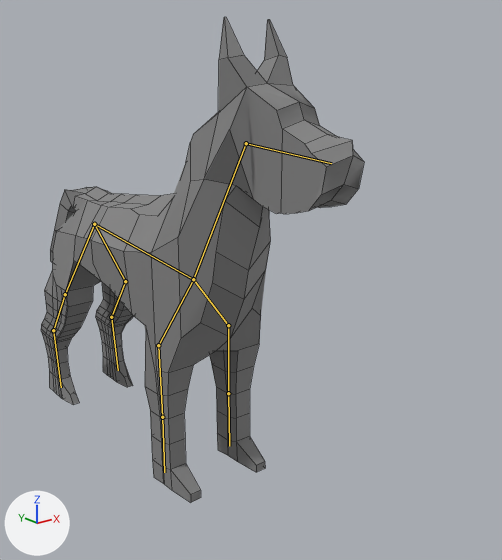
Two versions of the Blender file Assets/wolf.blend, one commit apart.
Both versions are drawn from a camera (50 mm lens) standing at (-1.04, -1.74, 1.18) and looking at (0.37, 0.03, 0.47). The lights are fixed; the arrows at lower left show +X, +Y and +Z. The bones that bend it are drawn over the model as lines. Mesh edges are drawn as thin lines.
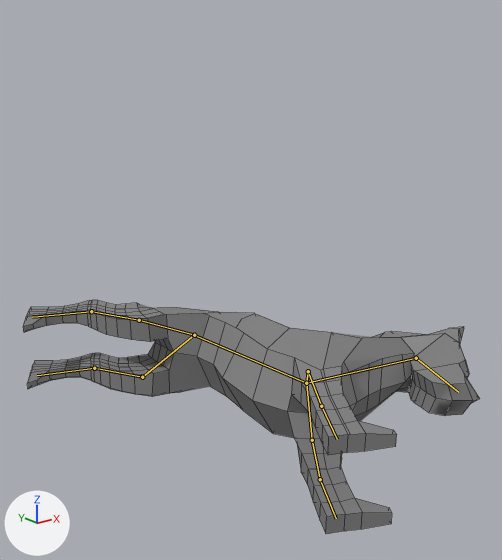
The newer file adds an action. The first version stands in its rest pose; the second is drawn at frame 15 of the action '骨架动作.002'.

Where the change shows, as pixel boxes [x1, y1, x2, y2] in the pictures (502 x 560 px):
'Plane.003', posed (41% wider, 52% shorter): before [41, 17, 364, 502]; after [23, 300, 480, 534]
bone '骨骼', root to tip: before (193, 279) to (246, 143); after (306, 383) to (416, 358)
bone '骨骼.001', root to tip: before (246, 143) to (331, 163); after (416, 358) to (458, 392)
bone '骨骼.002', root to tip: before (193, 279) to (228, 325); after (306, 383) to (312, 440)
bone '骨骼.003', root to tip: before (228, 325) to (228, 393); after (312, 440) to (320, 479)
bone '骨骼.004', root to tip: before (228, 393) to (229, 446); after (320, 479) to (336, 518)
bone '骨骼.005', root to tip: before (193, 279) to (158, 345); after (306, 383) to (308, 371)
bone '骨骼.006', root to tip: before (158, 345) to (162, 417); after (308, 371) to (321, 406)
bone '骨骼.007', root to tip: before (162, 417) to (164, 472); after (321, 406) to (337, 439)
bone '骨骼.009', root to tip: before (193, 279) to (94, 224); after (306, 383) to (194, 335)
bone '骨骼.011', root to tip: before (94, 224) to (125, 281); after (194, 335) to (142, 377)
bone '骨骼.012', root to tip: before (125, 281) to (111, 317); after (142, 377) to (94, 368)
bone '骨骼.013', root to tip: before (111, 317) to (118, 370); after (94, 368) to (37, 375)
bone '骨骼.014', root to tip: before (94, 224) to (65, 294); after (194, 335) to (139, 320)
bone '骨骼.015', root to tip: before (65, 294) to (53, 330); after (139, 320) to (91, 311)
bone '骨骼.016', root to tip: before (53, 330) to (61, 387); after (91, 311) to (32, 317)

The edits, one by one:
Bone '骨骼' (bone_骨骼) moves from (0.0, 0.0, 0.0) to (0.763, -0.666, 0.388).
Bone '骨骼' (bone_骨骼) turns from (0, 0, 0) to (13, -31, -89) degrees about its own x, y and z.
Bone '骨骼.001' (bone_骨骼_001) turns from (0, 0, 0) to (38, 0, 0) degrees about its own x, y and z.
Bone '骨骼.002' (bone_骨骼_002) moves from (0.0, 0.0, 0.0) to (0.169, 1.071, 0.009).
Bone '骨骼.002' (bone_骨骼_002) turns from (0, 0, 0) to (-47, -29, 103) degrees about its own x, y and z.
Bone '骨骼.003' (bone_骨骼_003) turns from (0, 0, 0) to (1, 0, 0) degrees about its own x, y and z.
Bone '骨骼.004' (bone_骨骼_004) turns from (0, 0, 0) to (-7, 0, 0) degrees about its own x, y and z.
Bone '骨骼.005' (bone_骨骼_005) moves from (0.0, 0.0, 0.0) to (1.07, 0.18, -0.008).
Bone '骨骼.005' (bone_骨骼_005) turns from (0, 0, 0) to (-40, 25, 81) degrees about its own x, y and z.
Bone '骨骼.006' (bone_骨骼_006) turns from (0, 0, 0) to (-9, 0, 0) degrees about its own x, y and z.
Bone '骨骼.007' (bone_骨骼_007) turns from (0, 0, 0) to (-2, 0, 0) degrees about its own x, y and z.
Bone '骨骼.009' (bone_骨骼_009) moves from (0.0, 0.0, 0.0) to (-0.763, -0.056, 0.769).
Bone '骨骼.009' (bone_骨骼_009) turns from (0, 0, 0) to (89, 85, 84) degrees about its own x, y and z.
Bone '骨骼.011' (bone_骨骼_011) turns from (0, 0, 0) to (-6, 4, -4) degrees about its own x, y and z.
Bone '骨骼.012' (bone_骨骼_012) moves from (0.0, 0.0, 0.0) to (0.002, -0.001, -0.004).
Bone '骨骼.012' (bone_骨骼_012) turns from (0, 0, 0) to (-21, -3, -13) degrees about its own x, y and z.
Bone '骨骼.013' (bone_骨骼_013) moves from (0.0, 0.0, 0.0) to (0.006, 0.003, -0.01).
Bone '骨骼.013' (bone_骨骼_013) turns from (0, 0, 0) to (-4, 1, -2) degrees about its own x, y and z.
Bone '骨骼.014' (bone_骨骼_014) turns from (0, 0, 0) to (-7, -4, -4) degrees about its own x, y and z.
Bone '骨骼.015' (bone_骨骼_015) moves from (0.0, 0.0, 0.0) to (-0.002, 0.001, 0.004).
Bone '骨骼.015' (bone_骨骼_015) turns from (0, 0, 0) to (-24, -3, -14) degrees about its own x, y and z.
Bone '骨骼.016' (bone_骨骼_016) moves from (0.0, 0.0, 0.0) to (-0.006, -0.004, 0.01).
Bone '骨骼.016' (bone_骨骼_016) turns from (0, 0, 0) to (-1, 1, 0) degrees about its own x, y and z.
